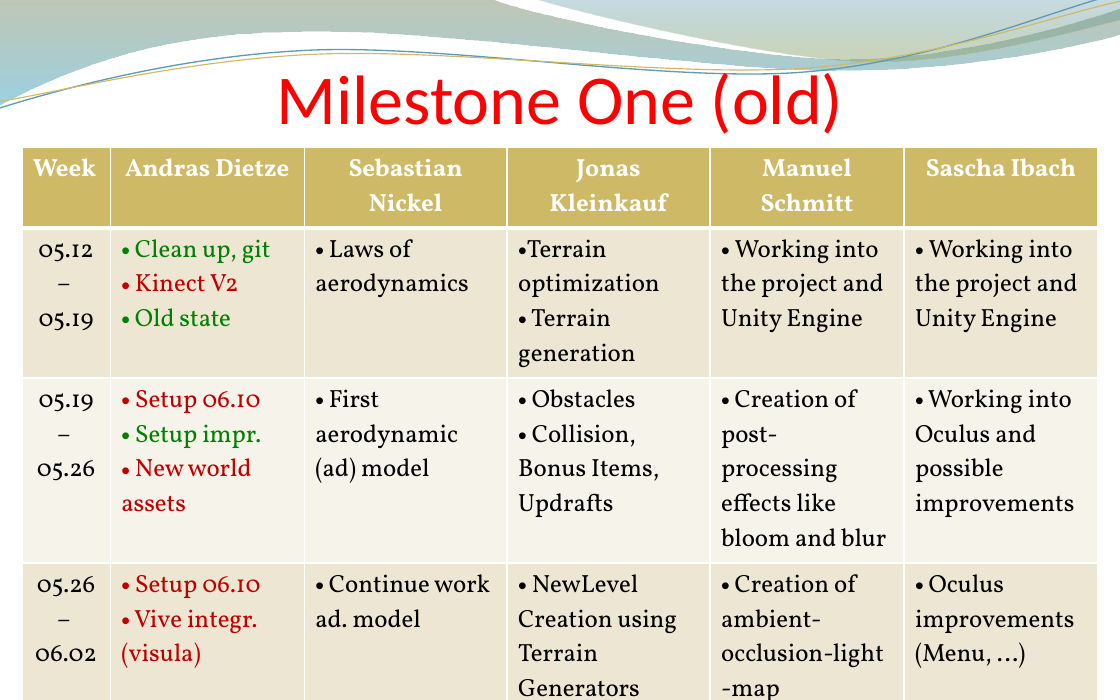
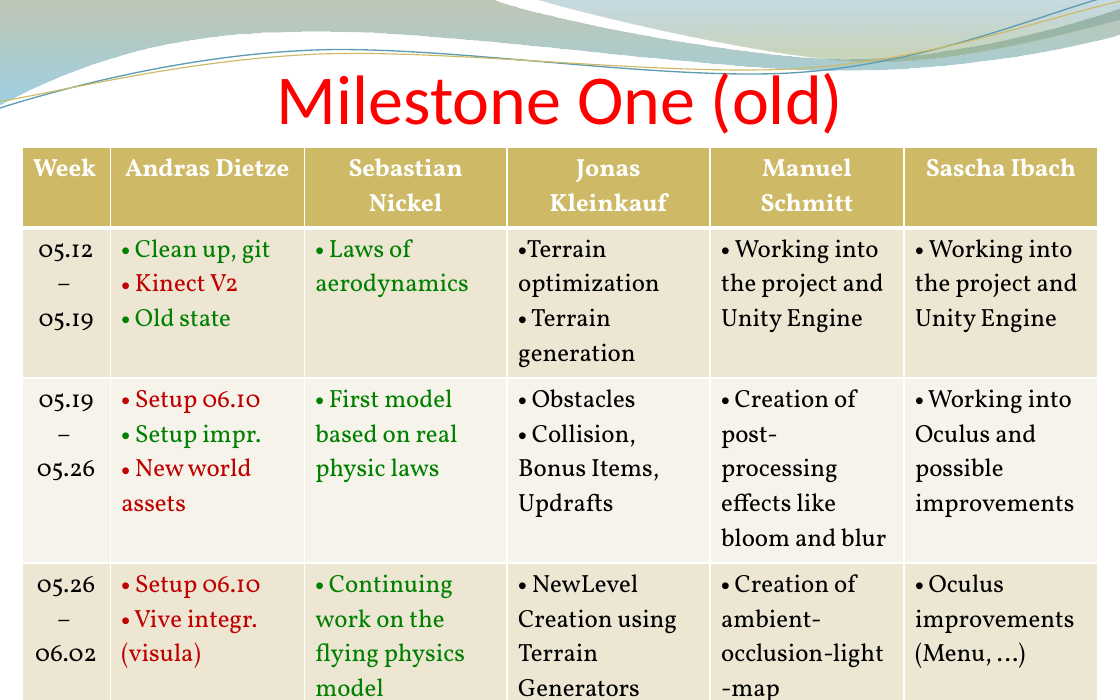
Before and after one commit to andreasdietze/Rift-WingsuitV2, a slide deck: slide 6 of Präsentationen/Zwischenpräsentation 16.06/Project proposal update 06.16 - Rift Wingsuit V2.pptx. Drawn at 1120x700 pixels with LibreOffice and Linux fonts; fonts in the diff are those of the drawing; background and template pictures are left out. Boxes give left, top, right and bottom in pixels: in the first picture for what was removed or moved away, otherwise in the second. Text is boxed around its words. In the diff, an @@ line names an element or a change of style, - is before the commit and + after.

Commit message:
updated time table for sebastian

```diff
--- a/Präsentationen/Zwischenpräsentation 16.06/Project proposal update 06.16 - Rift Wingsuit V2.pptx
+++ b/Präsentationen/Zwischenpräsentation 16.06/Project proposal update 06.16 - Rift Wingsuit V2.pptx
@@ table at bbox=[22, 147, 1098, 700] @@
-row 3, column 3: First aerodynamic (ad) model
+row 3, column 3: First model based on real physic laws
-row 4, column 3: Continue work ad. model
+row 4, column 3: Continuing work on the flying physics model
@@ text colour #000000 to #008000 in "Laws of aerodynamics" @@
@@ indent changed @@
```
Also in this commit, not shown: 5 other slides changed.
